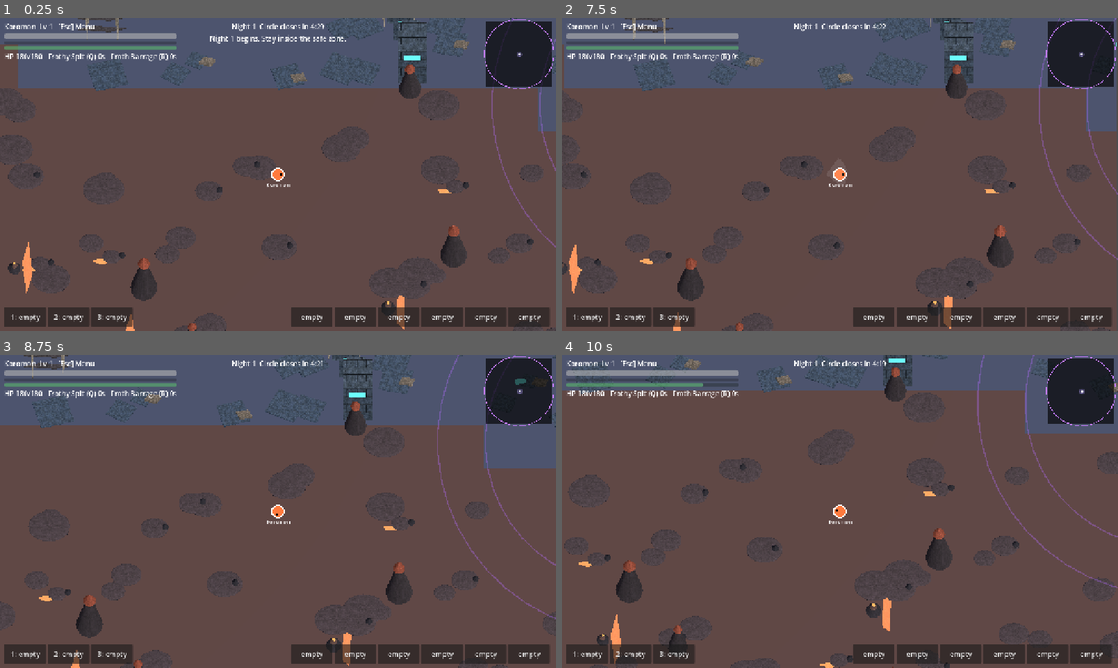
Above: before the commit, frames 1-4 (two rows, left to right).
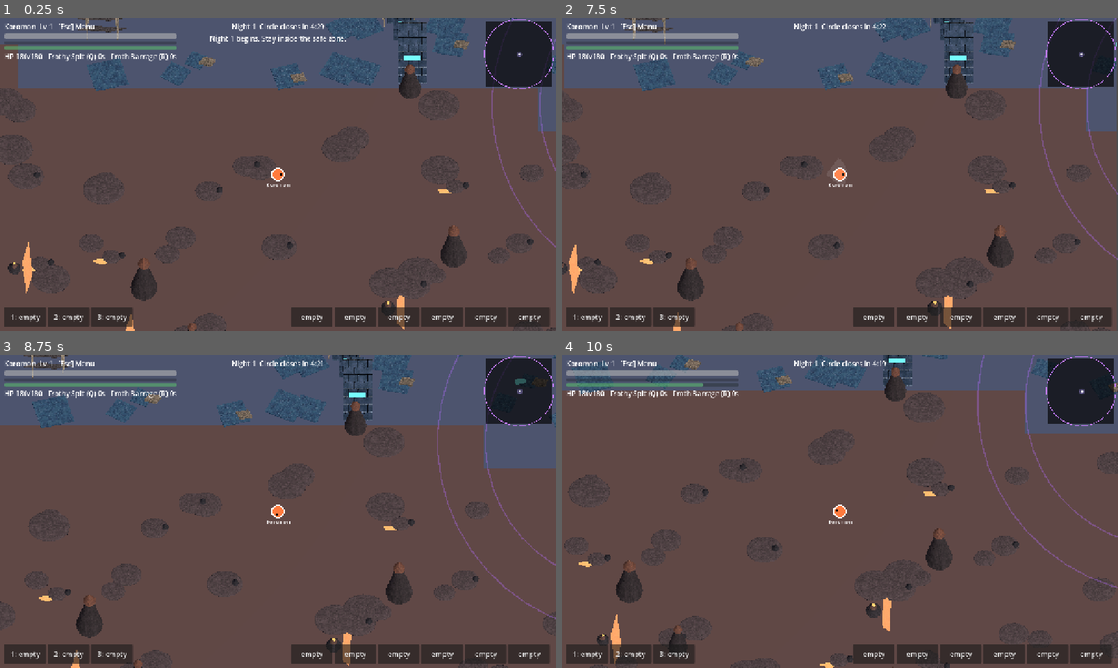
Above: after the commit, the same moments.

Repository: balaxguns/Digirogue-Coop
Game: Godot game, scene res://bugfixes-menu-down-update/scenes/run.tscn
Same seed, same stepped clock (60 frames per second), same inputs: the game is played once before the commit and once after it. This scene is started directly instead of the project's main scene.
Inputs (mouse positions are in pixels of both pictures, inside the frame that each line leads up to):
- Up to frame 1 (0.25 s): no input
- Up to frame 2 (7.5 s): click "1: empty" at 0.5 s; click "2: empty" at 1.25 s; click "3: empty" at 2 s; click "empty" at 2.75 s; click "empty" at 3.5 s; click "empty" at 4.25 s; click "empty" at 5 s; click "empty" at 5.75 s; click "empty" at 6.5 s; tap Enter at 7.25 s; move the mouse to (962, 158) at 7.27 s; press the mouse at (962, 158) at 7.28 s; hold D (move_right) from 7.28 s (still down)
- Up to frame 3 (8.75 s): release D (move_right) at 8 s; release the mouse at (400, 495) at 8 s; drag from (166, 527) to (250, 574) at 8.02 s
- Up to frame 4 (10 s): tap Space (dodge) at 8.75, 8.85 s; move the mouse to (895, 442) at 8.77 s; hold D (move_right) 8.78-9.5 s; drag from (812, 574) to (673, 464) at 9.52 s

The runs differ from the first frame. In frame 1, 1.3% of the frame differs, in the area x 0-100%, y 0-100%; in frame 2, 1.3%; in frame 3, 1.2%; in frame 4, 0.7%.

Commit message:
Upgrade Digital World prop textures with layered bark, foliage, weathered machinery, and luminous circuit minerals

Diff:
--- a/scripts/digital_props.gd
+++ b/scripts/digital_props.gd
@@ -23,46 +23,63 @@
 		return materials[key]
 	var m := StandardMaterial3D.new()
 	m.albedo_color = color
-	m.roughness = 0.93 if pattern == 1 else (0.48 if pattern == 2 else 0.64)
-	m.metallic = 0.48 if pattern == 2 else (0.12 if pattern == 3 else 0.0)
-	# Tileable, layered procedural surface color and fine bump maps.
-	# Material instances are shared across all MultiMesh props of a type.
+	m.roughness = 0.88 if pattern == 1 else (0.43 if pattern == 2 else 0.57)
+	m.metallic = 0.55 if pattern == 2 else (0.2 if pattern == 3 else 0.0)
+	# Distinct hand-directed procedural surfaces: organic bark/foliage, worn
+	# Digital World machinery, and glowing data minerals. Generate once per
+	# shared material; MultiMesh instances reuse the same textures.
 	var coarse := FastNoiseLite.new()
 	coarse.seed = 2391 + pattern * 31
-	coarse.frequency = 0.038
+	coarse.frequency = 0.025
 	coarse.fractal_type = FastNoiseLite.FRACTAL_FBM
-	coarse.fractal_octaves = 4
+	coarse.fractal_octaves = 5
 	var fine := FastNoiseLite.new()
 	fine.seed = 8731 + pattern * 97
-	fine.frequency = 0.19
+	fine.frequency = 0.17
 	fine.fractal_type = FastNoiseLite.FRACTAL_FBM
 	var image := Image.create(128, 128, false, Image.FORMAT_RGBA8)
 	var heights := PackedFloat32Array()
 	heights.resize(128 * 128)
 	for y in 128:
 		for x in 128:
-			var large: float = coarse.get_noise_2d(float(x), float(y))
-			var grain: float = fine.get_noise_2d(float(x), float(y))
-			var v: float = 0.82 + large * 0.25 + grain * 0.13
+			var fx := float(x)
+			var fy := float(y)
+			var large: float = coarse.get_noise_2d(fx, fy)
+			var grain: float = fine.get_noise_2d(fx, fy)
+			var v: float = 0.82 + large * 0.24 + grain * 0.10
+			var tint := Vector3(1.0, 1.0, 1.0)
 			match pattern:
-				1: # Bark, stone and organic fibers.
-					var fiber: float = sin(float(x) * 0.63 + large * 9.0)
-					v += fiber * 0.085
+				0: # Natural ground and leaf surfaces, mottled and vein-like.
+					var veins: float = sin(fx * 0.22 + large * 13.0) * sin(fy * 0.14 + grain * 8.0)
+					v += veins * 0.08
+					tint = Vector3(0.94 + large * 0.12, 1.0 + grain * 0.1, 0.91 + large * 0.08)
+				1: # Deep grooved bark and fractured stone, not smooth plastic.
+					var groove: float = sin(fx * 0.39 + large * 12.0)
+					v += groove * 0.14
 					if grain > 0.28:
-						v *= 0.78
-				2: # Aged panelwork with seams, scratches and oxidized joints.
-					var seam: bool = y % 32 < 2 or (x % 38 < 2 and (int(y / 32) % 2 == 0))
+						v *= 0.74
+					tint = Vector3(1.02, 0.96 + grain * 0.08, 0.90)
+				2: # Ruined terminals: staggered metal plates, rivets and wear.
+					var row: int = int(fy / 32.0)
+					var offset: int = 17 if row % 2 == 1 else 0
+					var seam: bool = y % 32 < 2 or (x + offset) % 43 < 2
 					if seam:
-						v *= 0.43
-					if absf(grain) > 0.35:
-						v *= 0.82
-				3: # Digital mineral with luminous traces.
-					if x % 24 < 2 or y % 28 < 2:
-						v *= 1.24
-					v += maxf(0.0, grain) * 0.2
-			v = clampf(v, 0.15, 1.0)
+						v *= 0.35
+					if (x + offset) % 43 < 5 and y % 32 < 6:
+						v *= 0.56
+					var scratch: float = sin(fx * 1.9 + grain * 5.0)
+					v -= maxf(0.0, scratch - 0.88) * 0.42
+					tint = Vector3(0.91 + large * 0.1, 0.96, 1.04 + grain * 0.08)
+				3: # Data crystals: glowing circuitry through dark mineral.
+					var trace_x: bool = (x + int(large * 9.0)) % 29 < 2
+					var trace_y: bool = (y + int(grain * 8.0)) % 37 < 2
+					if trace_x or trace_y:
+						v = minf(1.0, v + 0.28)
+					v += maxf(0.0, grain) * 0.15
+					tint = Vector3(0.82, 1.04 + large * 0.12, 1.12)
+			v = clampf(v, 0.12, 1.0)
 			heights[y * 128 + x] = v
-			image.set_pixel(x, y, Color(v, v * (0.98 + grain * 0.025), v * (0.96 + large * 0.04), 1.0))
+			image.set_pixel(x, y, Color(clampf(v * tint.x, 0.0, 1.0), clampf(v * tint.y, 0.0, 1.0), clampf(v * tint.z, 0.0, 1.0), 1.0))
 	var bump := Image.create(128, 128, false, Image.FORMAT_RGBA8)
 	for y in 128:
 		for x in 128:
@@ -70,18 +87,18 @@
 			var right: float = heights[y * 128 + ((x + 1) % 128)]
 			var up: float = heights[((y + 127) % 128) * 128 + x]
 			var down: float = heights[((y + 1) % 128) * 128 + x]
-			var normal := Vector3((left - right) * 2.2, (up - down) * 2.2, 1.0).normalized()
+			var normal := Vector3((left - right) * 2.5, (up - down) * 2.5, 1.0).normalized()
 			bump.set_pixel(x, y, Color(normal.x * 0.5 + 0.5, normal.y * 0.5 + 0.5, normal.z * 0.5 + 0.5, 1.0))
 	m.albedo_texture = ImageTexture.create_from_image(image)
 	m.normal_enabled = true
 	m.normal_texture = ImageTexture.create_from_image(bump)
-	m.normal_scale = 0.75
+	m.normal_scale = 1.05
 	m.uv1_triplanar = true
 	m.texture_filter = BaseMaterial3D.TEXTURE_FILTER_LINEAR_WITH_MIPMAPS
 	if glow:
 		m.emission_enabled = true
 		m.emission = color
-		m.emission_energy_multiplier = 1.65
+		m.emission_energy_multiplier = 1.9
 	materials[key] = m
 	return m
 
